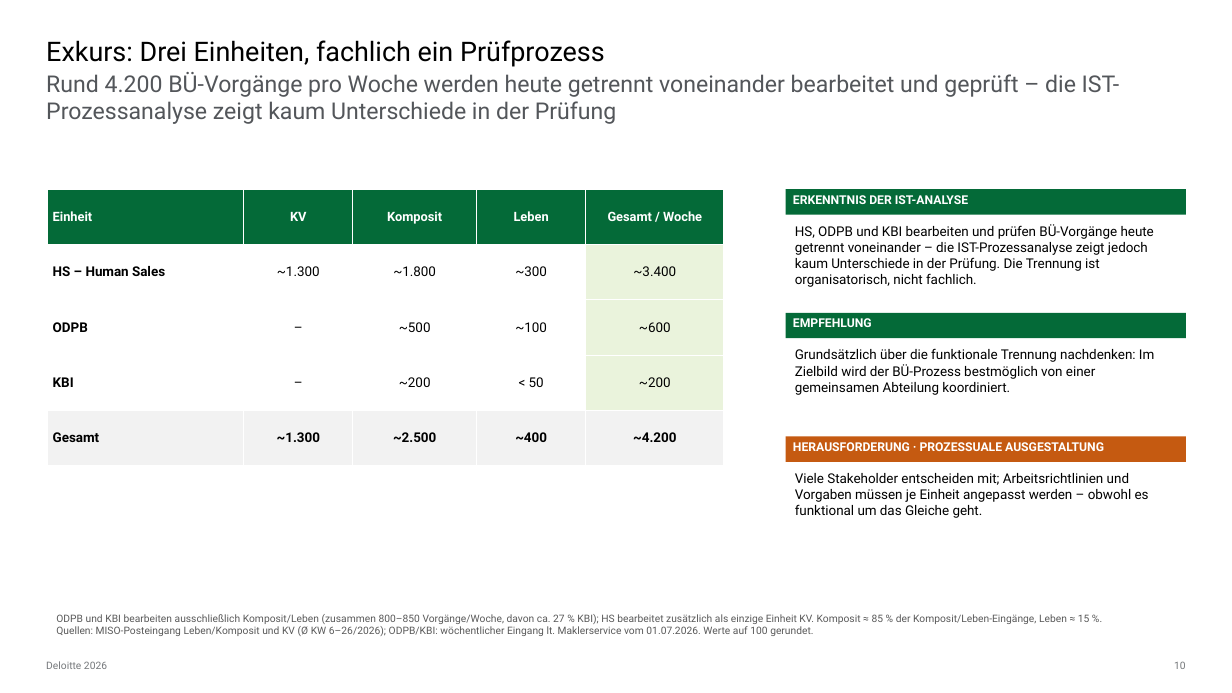
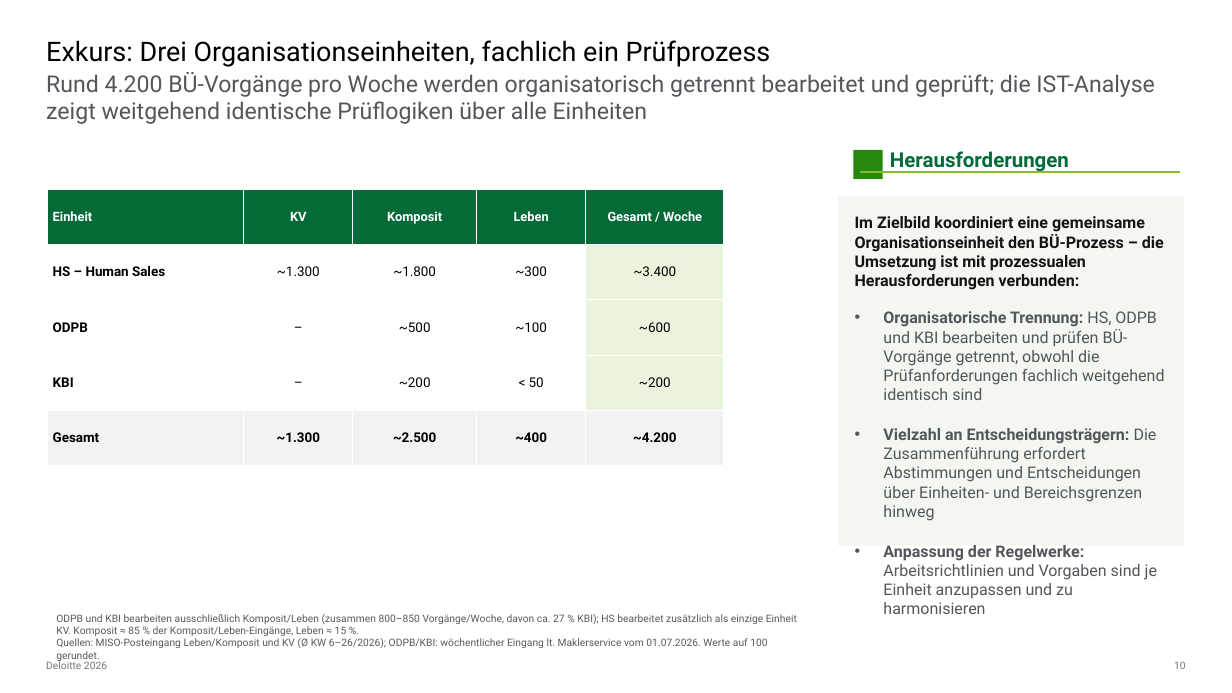
Before and after one commit to brenneisen-e/01_ki-arbeitsplatz, a slide deck: slide 10 of Bestandsuebertragung/kontextdokumente/20260702_ERGO_HR Sales_Makler meets KI_Angebot Deloitte_vworking.pptx. Drawn at 1232x693 pixels with LibreOffice and Linux fonts; fonts in the diff are those of the drawing. Boxes give left, top, right and bottom in pixels: in the first picture for what was removed or moved away, otherwise in the second. Text is boxed around its words. In the diff, an @@ line names an element or a change of style, - is before the commit and + after.

```diff
--- a/Bestandsuebertragung/kontextdokumente/20260702_ERGO_HR Sales_Makler meets KI_Angebot Deloitte_vworking.pptx
+++ b/Bestandsuebertragung/kontextdokumente/20260702_ERGO_HR Sales_Makler meets KI_Angebot Deloitte_vworking.pptx
@@ title at [46,40,771,67]: text changed @@
-Exkurs: Drei Einheiten, fachlich ein Prüfprozess
+Exkurs: Drei Organisationseinheiten, fachlich ein Prüfprozess
@@ text at [46,72,1155,124]: text changed @@
-Rund 4.200 BÜ-Vorgänge pro Woche werden heute getrennt voneinander bearbeitet und geprüft – die IST-Prozessanalyse zeigt kaum Unterschiede in der Prüfung
+Rund 4.200 BÜ-Vorgänge pro Woche werden organisatorisch getrennt bearbeitet und geprüft; die IST-Analyse zeigt weitgehend identische Prüflogiken über alle Einheiten
@@ rectangle added at [854,150,883,178], fill #26890D @@
@@ line added from (860, 172) to (1180, 172), #86BC25 1 pt @@
@@ text added at [890,151,1069,173], 16 pt, text #046A38, bold @@
+Herausforderungen
@@ rectangle removed at [786,189,1186,215] @@
-ERKENNTNIS DER IST-ANALYSE
@@ rectangle added at [838,197,1184,546], fill #F4F6F1, 12.5 pt, text #53565A @@
+Im Zielbild koordiniert eine gemeinsame Organisationseinheit den BÜ-Prozess – die Umsetzung ist mit prozessualen Herausforderungen verbunden:
+• Organisatorische Trennung: HS, ODPB und KBI bearbeiten und prüfen BÜ-Vorgänge getrennt, obwohl die Prüfanforderungen fachlich weitgehend identisch sind
+• Vielzahl an Entscheidungsträgern: Die Zusammenführung erfordert Abstimmungen und Entscheidungen über Einheiten- und Bereichsgrenzen hinweg
+• Anpassung der Regelwerke: Arbeitsrichtlinien und Vorgaben sind je Einheit anzupassen und zu harmonisieren
@@ text removed at [795,224,1154,287] @@
-HS, ODPB und KBI bearbeiten und prüfen BÜ-Vorgänge heute getrennt voneinander – die IST-Prozessanalyse zeigt jedoch kaum Unterschiede in der Prüfung. Die Trennung ist organisatorisch, nicht fachlich.
@@ rectangle removed at [786,313,1186,339] @@
-EMPFEHLUNG
@@ text removed at [795,348,1154,395] @@
-Grundsätzlich über die funktionale Trennung nachdenken: Im Zielbild wird der BÜ-Prozess bestmöglich von einer gemeinsamen Abteilung koordiniert.
@@ rectangle removed at [786,436,1186,462] @@
-HERAUSFORDERUNG · PROZESSUALE AUSGESTALTUNG
@@ text removed at [795,473,1149,518] @@
-Viele Stakeholder entscheiden mit; Arbeitsrichtlinien und Vorgaben müssen je Einheit angepasst werden – obwohl es funktional um das Gleiche geht.
@@ text "ODPB und KBI bearbeiten ausschließlich ..." rewrapped from [56,614,1090,636] to [56,614,797,662] @@
```
